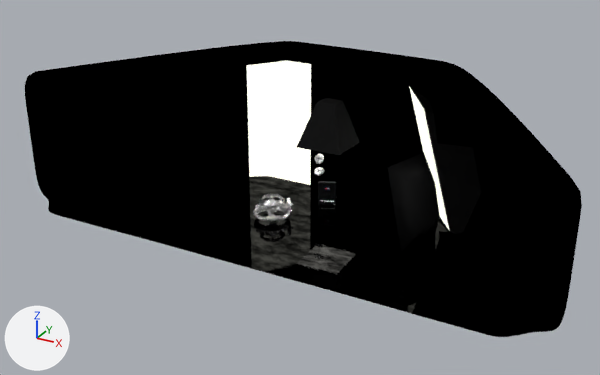
An edit to the Blender file vue/src/assets/rf_Cover.blend, drawn before and after from the same camera.
One viewpoint serves both versions: a camera (50 mm lens) standing at (2.89, -5.51, 2.92) and looking at (-0.14, -0.02, 0.17). The axes (+X, +Y, +Z) are drawn at lower left. The lights are the same throughout.

In view in the first picture: 'l_back_l', 'l_back_r', 'l_side', 'l_top', 'sc_bg', 'sc_bg_floor'.
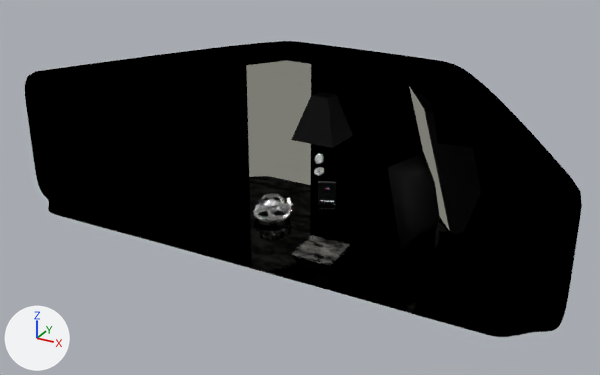
The change in detail:
Material 'lamp2.002' (mat_lamp2_002) is new.
Its base color is (1.0, 1.0, 0.872) (white #fffff0).
Its strength is 0.2.
me_cube_004 has 8 vertices, 6 faces and spans x -1.11..1.0, y -1.0..1.0, z -1.0..0.22.
me_cube_004 no longer uses material mat_lamp2_001 (white #fffff0).
me_cube_004 now uses material mat_lamp2_002 (white #fffff0).
Object 'l_top' (ob_l_top) moves from (0.038, 0.16, 0.824) to (-0.081, 0.282, 0.824).

Where the change shows, as pixel boxes (x1, y1, x2, y2) in the pictures (600 x 375 px):
'l_back_r', recoloured: (246, 61, 311, 185) in both
'l_back_l', recoloured: (409, 86, 453, 233) in both
'l_top', moved: before (297, 98, 360, 155); after (291, 92, 353, 148)
